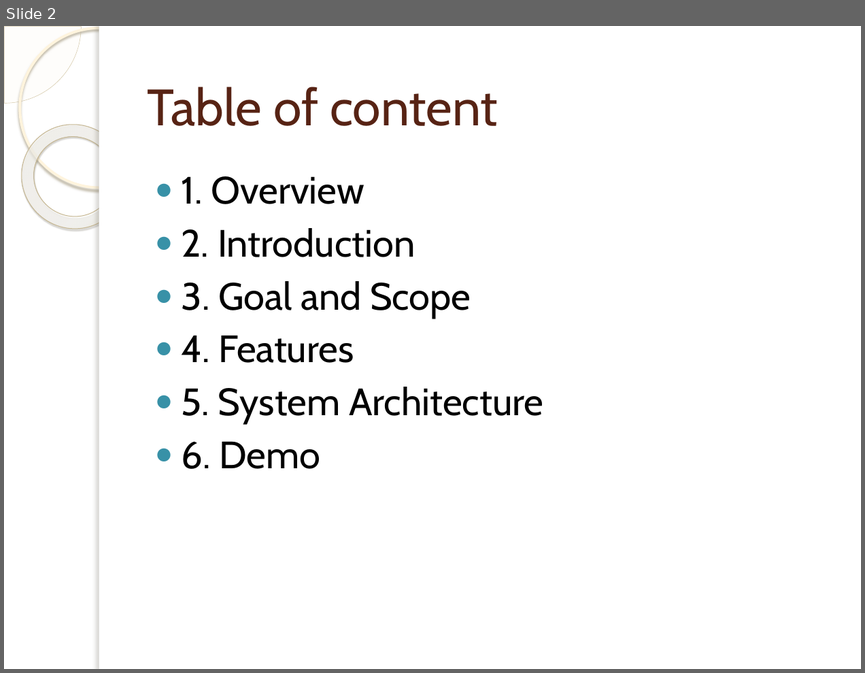
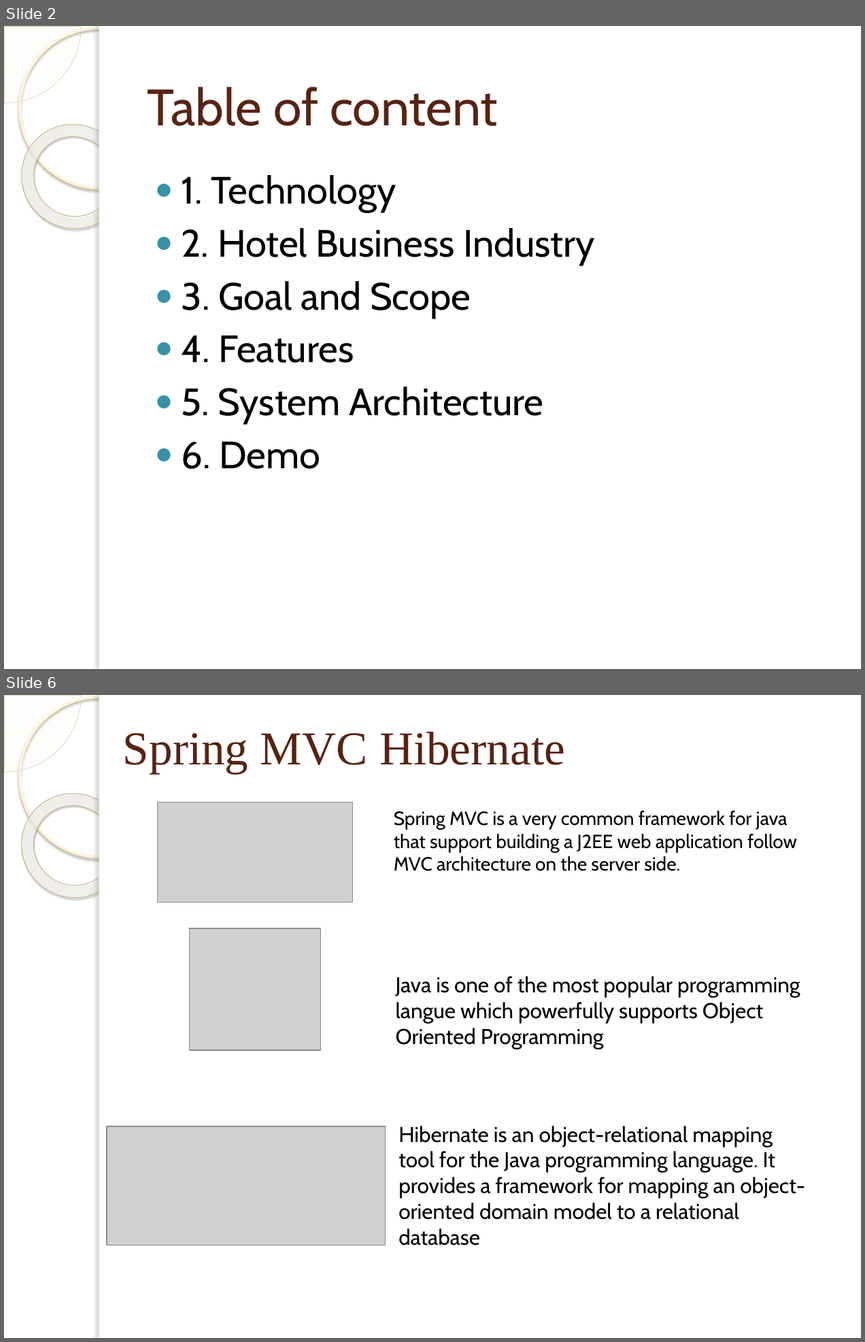
Before and after one commit to dohungcuongdev/thesis-documentation, a slide deck: Thesis-review.pptx. Shown one above the other, each under a label of ours: slide 2 before the commit, slides 2 and 6 after it; the slides between them are not shown. The pictures are 865x673 and 865x1342 pixels, drawn with LibreOffice and Linux fonts; fonts in the diff are those of the drawing; grey boxes stand for pictures; background and template pictures are left out. Boxes give left, top, right and bottom in pixels: in the first picture for what was removed or moved away, otherwise in the second. Text is boxed around its words. In the diff, an @@ line names an element or a change of style, - is before the commit and + after.

```diff
--- a/Thesis-review.pptx
+++ b/Thesis-review.pptx
@@ slide 6 added at [4, 695, 861, 1338], background picture (left out); not listed: 5 template elements that a slide beside it also shows @@
@@ title added at [123, 732, 565, 773], 39.6 pt, text #572314 @@
+Spring MVC Hibernate
@@ picture added at [158, 802, 353, 902] @@
@@ text added at [394, 811, 797, 871], 16 pt, text #000000 @@
+Spring MVC is a very common framework for java that support building a J2EE web application follow MVC architecture on the server side.
@@ picture added at [189, 928, 320, 1050] @@
@@ text added at [396, 976, 800, 1049], 18 pt, text #000000 @@
+Java is one of the most popular programming langue which powerfully supports Object Oriented Programming
@@ picture added at [107, 1126, 385, 1245] @@
@@ text added at [398, 1125, 805, 1245], 18 pt, text #000000 @@
+Hibernate is an object-relational mapping tool for the Java programming language. It provides a framework for mapping an object-oriented domain model to a relational database
@@ slide 2 changed as well @@
@@ text at [181, 175, 595, 265]: text changed @@
-● 1. Overview
-● 2. Introduction
+● 1. Technology
+● 2. Hotel Business Industry
```
Also in this commit, not shown: 1 other slide changed, 19 other slides added, 5 slides removed, 9 other files.
